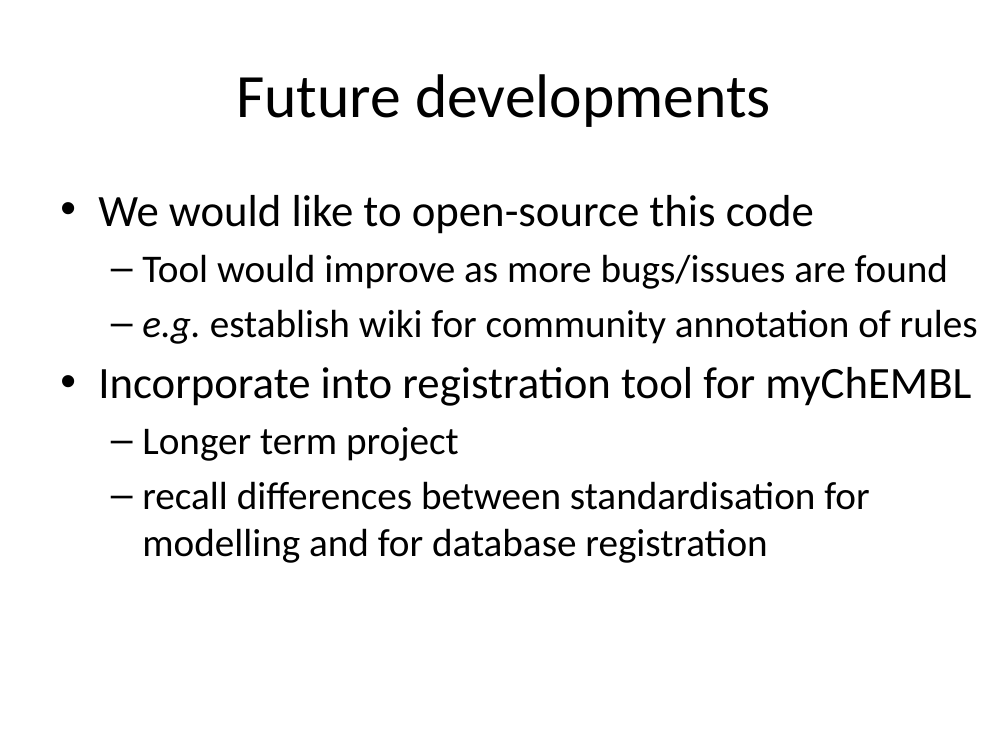
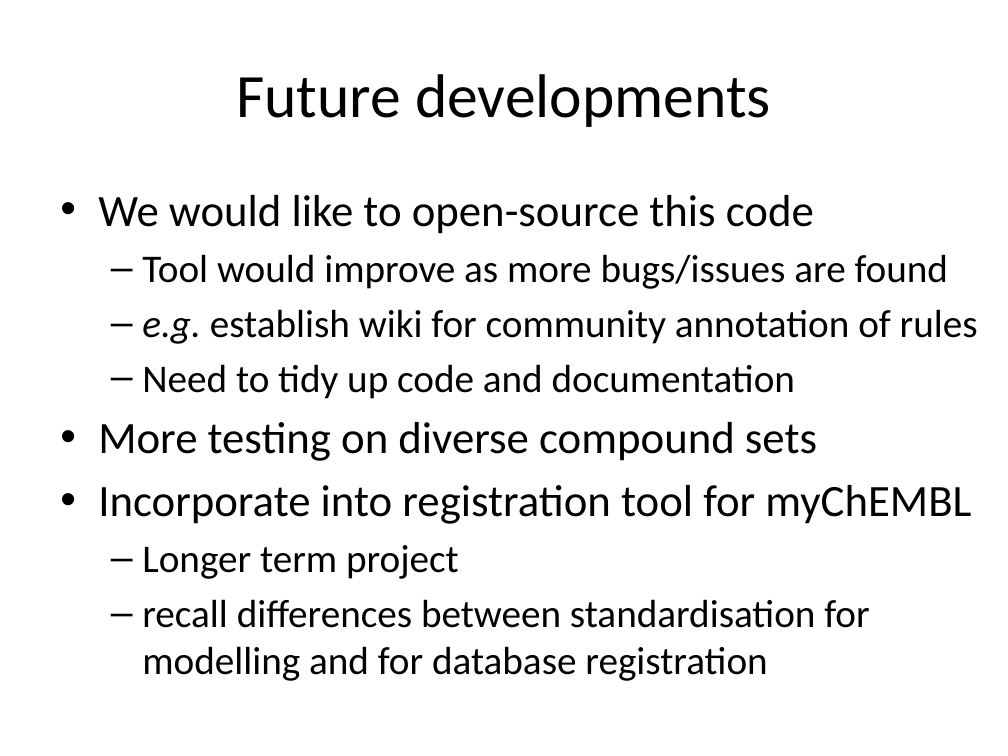
Before and after one commit to flatkinson/standardiser, a slide deck: slide 23 of standardiser.pptx (slide 22 before the commit). Drawn at 1008x756 pixels with LibreOffice and Linux fonts; fonts in the diff are those of the drawing. Boxes give left, top, right and bottom in pixels: in the first picture for what was removed or moved away, otherwise in the second. Text is boxed around its words. In the diff, an @@ line names an element or a change of style, - is before the commit and + after.

```diff
--- a/standardiser.pptx
+++ b/standardiser.pptx
@@ text at (98,364,817,461): paragraphs added @@
+  – Need to tidy up code and documentation
+• More testing on diverse compound sets
```
Also in this commit, not shown: 1 slide added, 4 other files.
